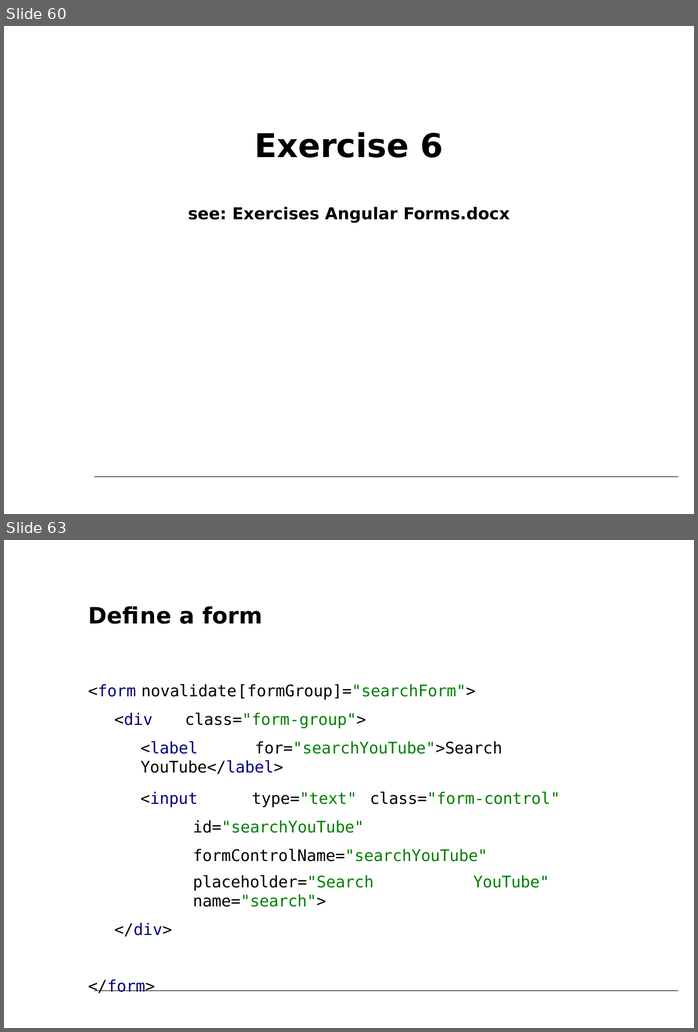
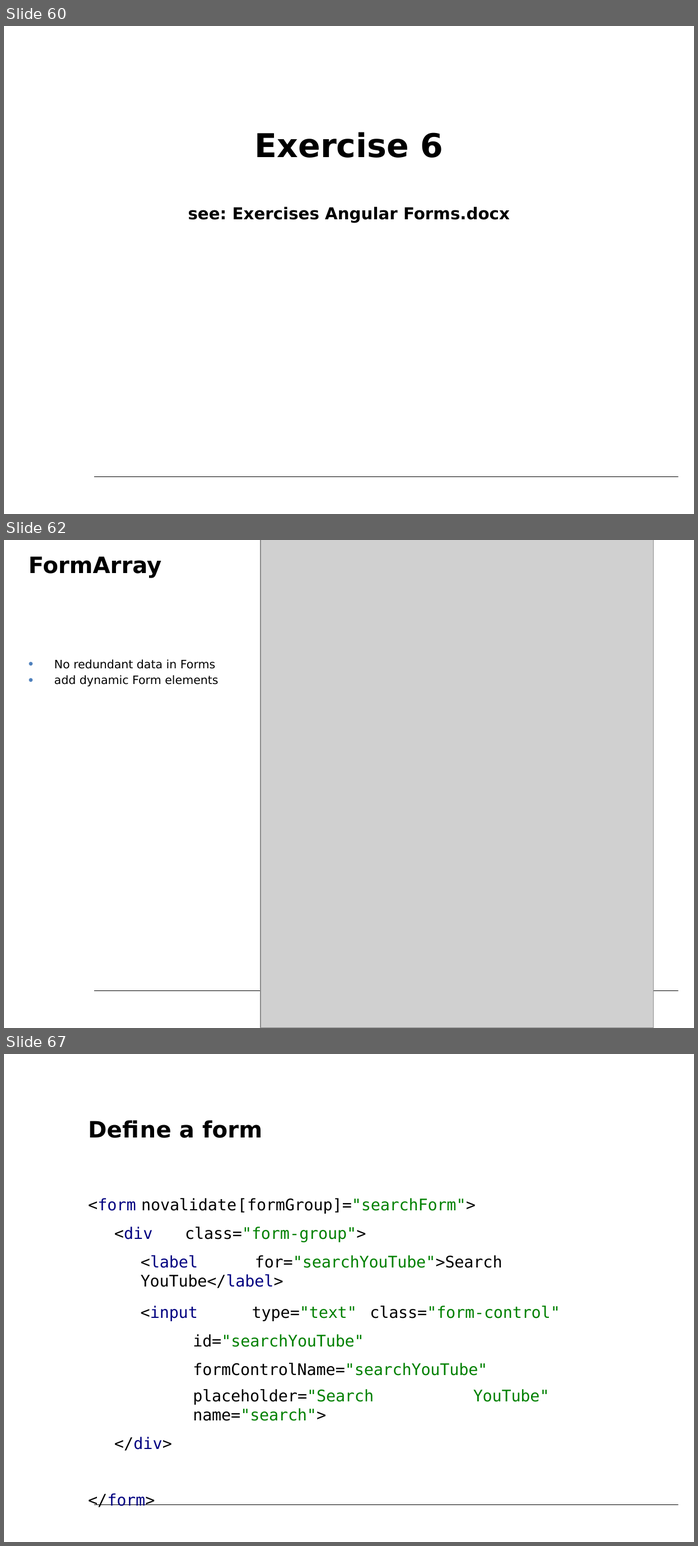
Before and after one commit to petereijgermans11/accelerator-programma, a slide deck: forms/Angular Forms.pptx. Shown one above the other, each under a label of ours: slides 60 and 63 before the commit, slides 60, 62 and 67 after it; the slides between them are not shown. The pictures are 698x1032 and 698x1546 pixels, drawn with LibreOffice and Linux fonts; fonts in the diff are those of the drawing; grey boxes stand for pictures. Boxes give left, top, right and bottom in pixels: in the first picture for what was removed or moved away, otherwise in the second. Text is boxed around its words. In the diff, an @@ line names an element or a change of style, - is before the commit and + after.

Commit message:
added forms array

```diff
--- a/forms/Angular Forms.pptx
+++ b/forms/Angular Forms.pptx
@@ slide 62 added at bbox=[4, 540, 694, 1028], background #FFFFFF; not listed: 1 template element that a slide beside it also shows @@
@@ title added at bbox=[29, 556, 162, 578], 27.5 pt, text #000000, bold @@
+FormArray
@@ picture added at bbox=[260, 540, 654, 1028] @@
@@ text added at bbox=[54, 659, 218, 687], 14 pt, text #000000 @@
+• No redundant data in Forms
+• add dynamic Form elements
@@ what was slide 63 is now slide 67 @@
```
Also in this commit, not shown: 8 slides changed, 3 other slides added, 5 other files.
